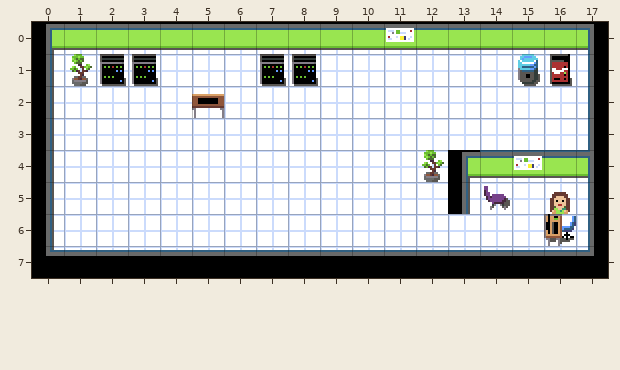
Two versions of a level (Tiled map (JSON), src/assets/tilemaps/map4.json). The first picture shows the starting point.
Cells are 16x16 px. Shown: x 0..17, y 0..7.
After:
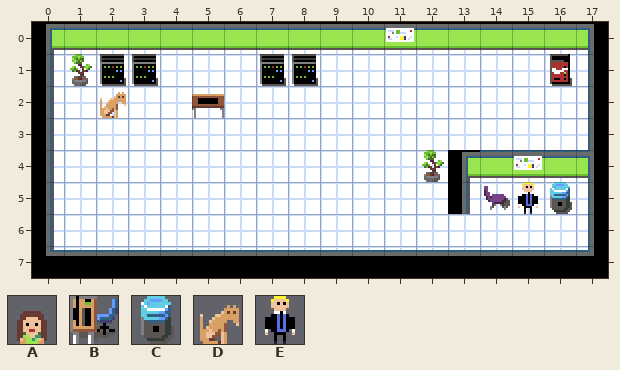
Key: from "main": A 22 "secretary", B 31, C 36 "water", D 60 "iench", E 61 "vigil".
_ is an empty cell.
Commit message: ce petit genre de iench, operationnel et beau
The exact change:
{"where": "layer \"walls\""}
{"y":1,"x":15,"old":"C","new":"_"}
{"y":5,"x":16,"old":"A","new":"_"}
{"y":6,"x":16,"old":"B","new":"_"}
{"where": "layer \"items\""}
{"y":2,"x":2,"old":"_","new":"D"}
{"y":5,"x":15,"old":"__","new":"EC"}
{"label":"removed","picture_box":[518,54,540,86]}
{"label":"added","picture_box":[100,92,126,118]}
{"label":"changed","picture_box":[518,182,576,246]}
